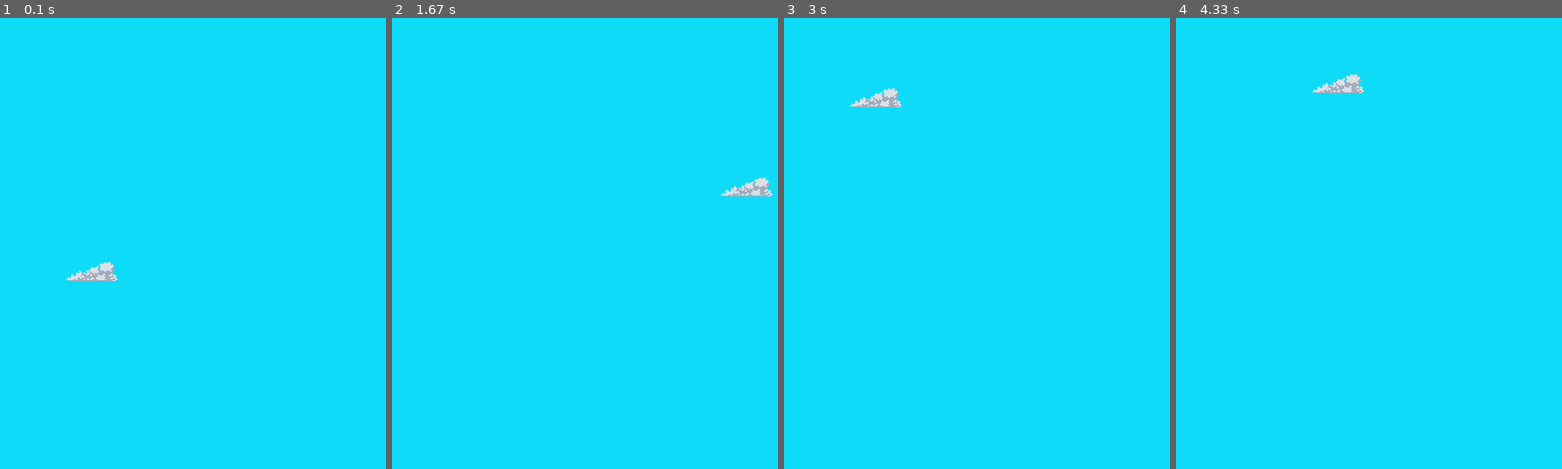
Above: before the commit, frames 1-4 (left to right).
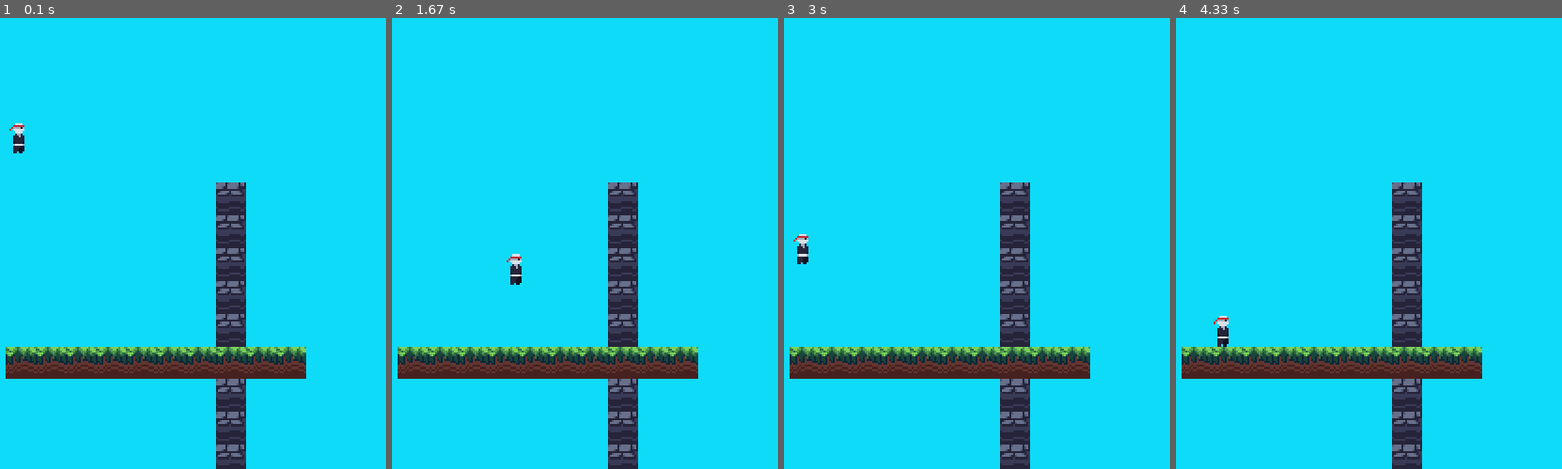
Above: after the commit, the same moments.

Repository: nygonui/pygame-platform-ninja
Game: pygame game, started from game.py
Two runs of this game, one before a commit and one after it. Both use one fixed random seed, a clock stepped at 60 frames per second and the inputs below.
Inputs:
- Up to frame 1 (0.1 s): no input
- Up to frame 2 (1.67 s): hold Right 0.33-0.8 s; hold Up 0.83-1.13 s; hold D 1.17-1.63 s
- Up to frame 3 (3 s): hold Left 1.67-2.2 s; hold A 2.23-2.63 s; hold Up from 2.67 s (still down)
- Up to frame 4 (4.33 s): release Up at 3.03 s; hold D 3.07-3.7 s; hold Left 3.73-4.2 s; hold D from 4.23 s (still down)

The runs differ from the first frame. In frame 1, 10% of the frame differs, in the area x 1-80%, y 23-100%; in frame 2, 10%; in frame 3, 10%; in frame 4, 10%, in the area x 1-80%, y 12-100%.

Commit message:
Collisions and more Physics

Diff:
--- a/game.py
+++ b/game.py
@@ -1,6 +1,10 @@
 import sys
 
 import pygame
+
+from scripts.entities import PhysicsEntity
+from scripts.utils import load_image, load_images
+from scripts.tilemap import Tilemap
 
 class Game:
     def __init__(self):
@@ -8,54 +12,54 @@
 
         pygame.display.set_caption('ninja game')
         self.screen = pygame.display.set_mode((640, 480))
+        self.display = pygame.Surface((320, 220))
 
         self.clock = pygame.time.Clock()
 
-        self.img = pygame.image.load('data/images/clouds/cloud_1.png')
-        self.img.set_colorkey((0, 0, 0)) # transforma a cor(RGB) que passamos em transparente
+        self.movement = [False, False]
 
-        self.img_pos = [160, 260] # [x, y]
-        self.movement = [[False, False],[False, False]] # [x, y]
+        self.assets = {
+            'decor': load_images('tiles/decor'),
+            'grass': load_images('tiles/grass'),
+            'large_decor': load_images('tiles/large_decor'),
+            'stone': load_images('tiles/stone'),
+            'player': load_image('entities/player.png')
+        }
+
+        self.player = PhysicsEntity(self, 'player', (50, 50), (8, 15))
+
+        self.tilemap = Tilemap(self, tile_size=16)
 
 
     def run(self):
         while True:
-            self.screen.fill((14, 219, 248))
+            self.display.fill((14, 219, 248))
             # essa linha serve meio que para limpar a tela, pois até então a imagem da nuvem que estamos
             # colocando na tela, está sendo desenhada em cada lugar ao decorrer do seu movemento em cada frame
 
-            self.img_pos[1] += (self.movement[1][1] - self.movement[1][0]) * 5
-            self.img_pos[0] += (self.movement[0][1] - self.movement[0][0]) * 5
-            # a linha anterior vem antes da seguinte pq precisamos alterar a posição antes de desenhar
-            # a imagem na tela, também o truque na linha de código anterior é que se o gamer clicar nas
-            # nas duas teclas ao mesmo tempo o resultado da soma sera 0 e a imagem não irá se deslocar
-            # ps: python consegue converter implicitamente booleans em integers
-            self.screen.blit(self.img, self.img_pos)
-            # adiciona a imagem (primeiro argumento) na tela na posição passada no segundo argumento
+            self.tilemap.render(self.display)
+
+            self.player.update(self.tilemap ,(self.movement[1] - self.movement[0], 0))
+            self.player.render(self.display)
 
             for event in pygame.event.get():
                 if event.type == pygame.QUIT:
                     pygame.quit()
                     sys.exit()
                 if event.type == pygame.KEYDOWN:
-                    if event.key == pygame.K_UP or event.key == pygame.K_w:
-                        self.movement[1][0] = True
-                    if event.key == pygame.K_DOWN or event.key == pygame.K_s:
-                        self.movement[1][1] = True
                     if event.key == pygame.K_LEFT or event.key == pygame.K_a:
-                        self.movement[0][0] = True
+                        self.movement[0] = True
                     if event.key == pygame.K_RIGHT or event.key == pygame.K_d:
-                        self.movement[0][1] = True
+                        self.movement[1] = True
+                    if event.key == pygame.K_UP:
+                        self.player.velocity[1] = -3
                 if event.type == pygame.KEYUP:
-                    if event.key == pygame.K_UP or event.key == pygame.K_w:
-                        self.movement[1][0] = False
-                    if event.key == pygame.K_DOWN or event.key == pygame.K_s:
-                        self.movement[1][1] = False
                     if event.key == pygame.K_LEFT or event.key == pygame.K_a:
-                        self.movement[0][0] = False
+                        self.movement[0] = False
                     if event.key == pygame.K_RIGHT or event.key == pygame.K_d:
-                        self.movement[0][1] = False
+                        self.movement[1] = False
 
+            self.screen.blit(pygame.transform.scale(self.display, self.screen.get_size()), (0, 0))
             pygame.display.update()
             self.clock.tick(60)
 
--- /dev/null
+++ b/scripts/entities.py
@@ -0,0 +1,60 @@
+import pygame
+
+class PhysicsEntity:
+    def __init__(self, game, e_type, pos, size):
+        self.game = game
+        self.type = e_type
+        self.pos = list(pos)
+        self.size = size
+        self.velocity = [0, 0]
+        self.collisions = {'up': False, 'down': False, 'left': False, 'right': False}
+
+    def rect(self):
+        return pygame.Rect(self.pos[0], self.pos[1], self.size[0], self.size[1])
+        # para haver colisão precisamos do pygame.Rect,
+        # que gera um retangulo na posição do elemento e do tamanho do elemento
+
+    def update(self, tilemap, movement=(0, 0)):
+        self.collisions = {'up': False, 'down': False, 'left': False, 'right': False}
+
+        frame_movement = (movement[0] + self.velocity[0], movement[1] + self.velocity[1])
+
+        self.pos[0] += frame_movement[0]
+        entity_rect = self.rect() # Criando o retângulo da nossa entidade
+        for rect in tilemap.physics_rects_around(self.pos):
+            if entity_rect.colliderect(rect):
+                if frame_movement[0] > 0:
+                    entity_rect.right = rect.left
+                    self.collisions['right'] = True
+                if frame_movement[0] < 0:
+                    entity_rect.left = rect.right
+                    self.collisions['left'] = True
+                self.pos[0] = entity_rect.x
+        # Passamos a posição da entidade para pegar todos os tiles que estão próximos a entidade
+        # Ela retorna o retângulo deles
+        # E o que fazemos nos IFs é parar o movimento da entidade igualando a posição do tile e da entidade
+        # Então se andarmos para direita (movimento positivo) a posição direita da entidade será
+        # igual a posição esquerda do tile, ou seja irá colidir ... mesma coisa para os outros lados
+        # No final atualizamos a posição real da entidade para a posição do retângulo que a "cobre"
+
+        self.pos[1] += frame_movement[1]
+        entity_rect = self.rect() # Criando o retângulo da nossa entidade
+        for rect in tilemap.physics_rects_around(self.pos):
+            if entity_rect.colliderect(rect):
+                if frame_movement[1] > 0:
+                    entity_rect.bottom = rect.top
+                    self.collisions['down'] = True
+                if frame_movement[1] < 0:
+                    entity_rect.top = rect.bottom
+                    self.collisions['top'] = True
+                self.pos[1] = entity_rect.y
+
+        self.velocity[1] = min(5, self.velocity[1] + 0.1)
+        # a função min faz com que seja atribuído o menor valor entre os parametros à variável self.velocity
+        # e como por enquanto estamos falando da aceleração da gravidade vamos mexer no eixo y
+        if self.collisions['up'] or self.collisions['down']:
+            self.velocity[1] = 0
+
+
+    def render(self, surf):
+        surf.blit(self.game.assets['player'], self.pos)
--- /dev/null
+++ b/scripts/tilemap.py
@@ -0,0 +1,52 @@
+import pygame
+
+NEIGHBOR_OFFSETS = [(-1, 0), (-1, -1), (0, -1), (1, -1), (1, 0), (0, 0), (-1, 1), (0, 1), (1, 1)]
+PHYSICS_TILES = {'grass', 'stone'} # *dicinário tem uma busca mais efetiva que listas
+
+class Tilemap:
+    def __init__(self, game, tile_size=16):
+        self.game = game
+        self.tile_size = tile_size
+        self.tilemap = {}
+        self.offgrid_tiles = []
+
+        for i in range(10):
+            self.tilemap[str(3 + i) + ';10'] = {'type': 'grass', 'variant': 1, 'pos': (3 + i, 10)}
+            # "cria" a definção da posição de uma fileira de terra na vertical, pq o y é fixo em 10
+            self.tilemap['10;' + str(5 + i)] = {'type': 'stone', 'variant': 1, 'pos': (10, 5 + i)}
+            # "cria" a definção da posição de uma fileira de pedra na horizontal pq o x é fixo em 10
+
+    def tiles_around(self, pos):
+        tiles = []
+        tile_loc = (int(pos[0] // self.tile_size), int(pos[1] // self.tile_size))
+        # O que estamos fazendo aqui: transformando uma posição em pixel para uma posição no grid
+        # int(x // y) -> pega a parte inteira do divisão
+        for offset in NEIGHBOR_OFFSETS:
+            check_loc = str(tile_loc[0] + offset[0]) + ';' + str(tile_loc[1] + offset[1])
+            if check_loc in self.tilemap:
+                tiles.append(self.tilemap[check_loc])
+        return tiles
+        # Aqui vamos pegar as posições próximas ao jogador e verificar se existe algum tile perto dele (NEIGHBOR_OFFSETS)
+        # serve para isso, coordenada próximas
+        # Retornamos todos os tiles próximos a posição do jogador
+
+    def physics_rects_around(self, pos):
+        rects = []
+        for tile in self.tiles_around(pos):
+            if tile['type'] in PHYSICS_TILES:
+                rects.append(pygame.Rect(tile['pos'][0] * self.tile_size, tile['pos'][1] * self.tile_size, self.tile_size, self.tile_size))
+        return rects
+        # Criamos e retornamos os retangulos para os tiles que estão próximo ao elemento para que a colisão aconteça
+
+    def render(self, surf):
+        for tile in self.offgrid_tiles:
+            surf.blit(self.game.assets[tile['type']][tile['variant']], tile['pos'])
+
+        for loc in self.tilemap:
+            tile = self.tilemap[loc]
+            surf.blit(self.game.assets[tile['type']][tile['variant']], (tile['pos'][0] * self.tile_size, tile['pos'][1] * self.tile_size))
+            # self.game.assets[tile['type']][tile['variant']] -> o asset em questão é uma lista
+            # então passamos além do tipo do asset qual asset da lista queremos
+            # (tile['pos'][0] * self.tile_size, tile['pos'][1] * self.tile_size) -> precisamos multiplicar a posição
+            # pelo tamanho do tile para "caber"
+            # lembrando superfice.blit(imagem, posicao)
--- /dev/null
+++ b/scripts/utils.py
@@ -0,0 +1,17 @@
+import os
+
+import pygame
+
+BASE_IMG_PATH = 'data/images/'
+
+def load_image(path):
+    img = pygame.image.load(BASE_IMG_PATH + path).convert()
+    img.set_colorkey((0, 0, 0))
+    return img
+
+def load_images(path):
+    images = []
+    for img_name in os.listdir(BASE_IMG_PATH + path):
+        images.append(load_image(path + '/' + img_name))
+    # o laço passa por todos os arquivos no caminho passado como parametro de os.listdir
+    return images
Not shown, added: .gitignore
